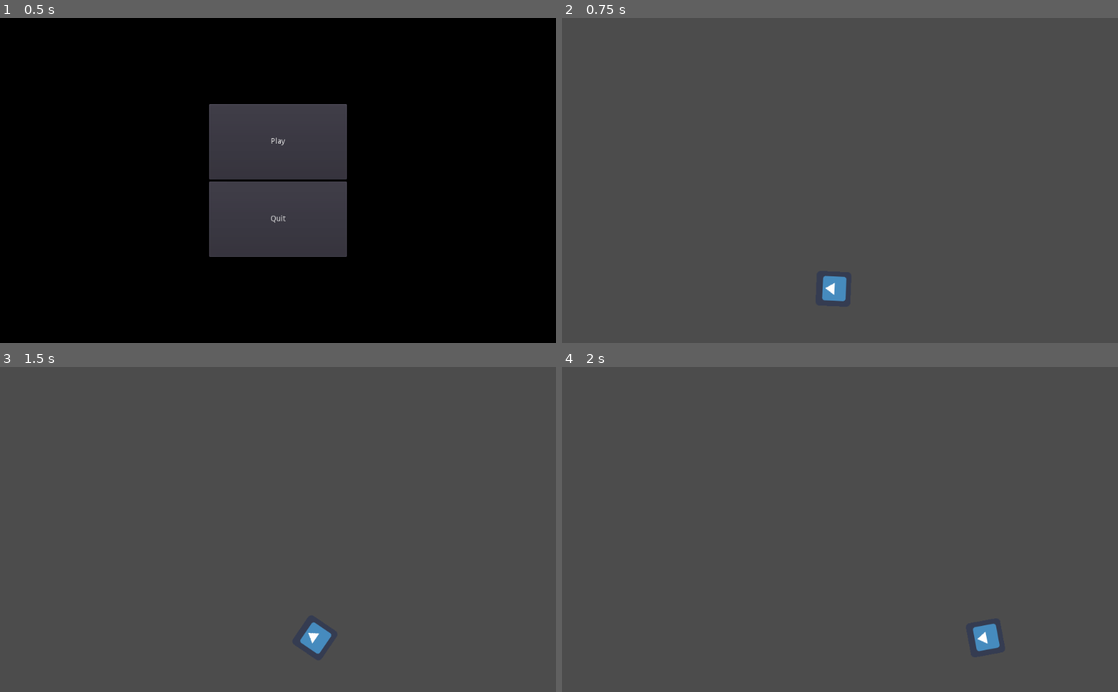
Above: before the commit, frames 1-4 (two rows, left to right).
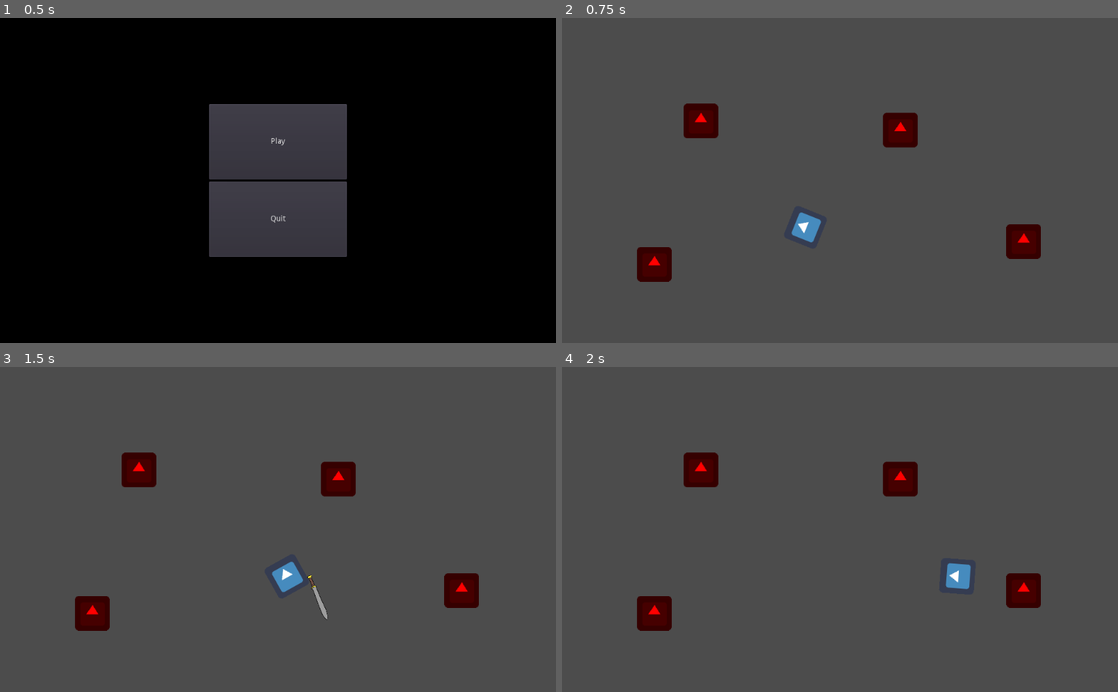
Above: after the commit, the same moments.

Repository: hamzasclone2/untitled-pokemon-game
Game: Godot game, scene res://Scenes/MainMenu.tscn
The game is run twice, just before and just after one commit, with the same random seed, the same clock (stepped at 60 frames per second) and the same inputs. The engine's default icon, where the game draws it, is replaced by a stand-in: a white triangle on a blue panel in a dark square.
Inputs (mouse positions are in pixels of both pictures, inside the frame that each line leads up to):
- Up to frame 1 (0.5 s): no input
- Up to frame 2 (0.75 s): click "Play" at 0.5 s
- Up to frame 3 (1.5 s): tap Enter at 1.25 s; move the mouse to (400, 513) at 1.27 s; press the mouse at (400, 513) at 1.28 s; hold D (right) from 1.28 s (still down)
- Up to frame 4 (2 s): keep holding D (right)

Frame 1 is identical in both runs. In frame 2, 3.3% of the frame differs, in the area x 13-87%, y 26-88%; in frame 3, 3.4%, in the area x 13-87%, y 26-89%; in frame 4, 3.3%.

Commit message:
added sword and enemies

Diff:
--- /dev/null
+++ b/Scenes/BasicEnemy.gd
@@ -0,0 +1,12 @@
+extends KinematicBody2D
+
+var health = 2
+onready var sprite = $Sprite
+
+func take_damage(damage):
+	health -= damage
+	sprite.modulate = Color(0,1,0)
+
+func _process(delta):
+	if health <= 0:
+		queue_free()
--- /dev/null
+++ b/Scenes/BasicEnemy.tscn
@@ -0,0 +1,19 @@
+[gd_scene load_steps=4 format=2]
+
+[ext_resource path="res://Images/icon.png" type="Texture" id=1]
+[ext_resource path="res://Scenes/BasicEnemy.gd" type="Script" id=2]
+
+[sub_resource type="RectangleShape2D" id=1]
+extents = Vector2( 31.95, 31.6179 )
+
+[node name="BasicEnemy" type="KinematicBody2D" groups=[
+"enemy",
+]]
+script = ExtResource( 2 )
+
+[node name="Sprite" type="Sprite" parent="."]
+modulate = Color( 1, 0, 0, 1 )
+texture = ExtResource( 1 )
+
+[node name="CollisionShape2D" type="CollisionShape2D" parent="."]
+shape = SubResource( 1 )
--- a/Scenes/Player.tscn
+++ b/Scenes/Player.tscn
@@ -1,10 +1,23 @@
-[gd_scene load_steps=3 format=2]
+[gd_scene load_steps=5 format=2]
 
 [ext_resource path="res://Images/icon.png" type="Texture" id=1]
 [ext_resource path="res://Scripts/Player.gd" type="Script" id=2]
+[ext_resource path="res://Scenes/Sword.tscn" type="PackedScene" id=3]
+
+[sub_resource type="RectangleShape2D" id=1]
+extents = Vector2( 33.1815, 31.6009 )
 
 [node name="Player" type="KinematicBody2D"]
 script = ExtResource( 2 )
 
 [node name="Sprite" type="Sprite" parent="."]
 texture = ExtResource( 1 )
+
+[node name="Sword" parent="." instance=ExtResource( 3 )]
+visible = false
+position = Vector2( 35.4921, 25.4271 )
+scale = Vector2( 0.1, 0.1 )
+
+[node name="CollisionShape2D" type="CollisionShape2D" parent="."]
+position = Vector2( 1.05949, -0.529732 )
+shape = SubResource( 1 )
--- /dev/null
+++ b/Scenes/Sword.tscn
@@ -0,0 +1,61 @@
+[gd_scene load_steps=4 format=2]
+
+[ext_resource path="res://Images/sword.png" type="Texture" id=1]
+[ext_resource path="res://Scripts/Sword.gd" type="Script" id=2]
+
+[sub_resource type="Animation" id=1]
+resource_name = "attack"
+tracks/0/type = "value"
+tracks/0/path = NodePath(".:rotation_degrees")
+tracks/0/interp = 1
+tracks/0/loop_wrap = true
+tracks/0/imported = false
+tracks/0/enabled = true
+tracks/0/keys = {
+"times": PoolRealArray( 0, 0.2, 0.284256, 0.397091 ),
+"transitions": PoolRealArray( 1, 1, 1, 1 ),
+"update": 0,
+"values": [ -49.103, 141.717, 134.292, 134.292 ]
+}
+tracks/1/type = "value"
+tracks/1/path = NodePath(".:visible")
+tracks/1/interp = 1
+tracks/1/loop_wrap = true
+tracks/1/imported = false
+tracks/1/enabled = true
+tracks/1/keys = {
+"times": PoolRealArray( 0, 0.398176 ),
+"transitions": PoolRealArray( 1, 1 ),
+"update": 1,
+"values": [ true, false ]
+}
+tracks/2/type = "value"
+tracks/2/path = NodePath(".:monitoring")
+tracks/2/interp = 1
+tracks/2/loop_wrap = true
+tracks/2/imported = false
+tracks/2/enabled = true
+tracks/2/keys = {
+"times": PoolRealArray( 0, 0.398176 ),
+"transitions": PoolRealArray( 1, 1 ),
+"update": 1,
+"values": [ true, true ]
+}
+
+[node name="Sword" type="Area2D"]
+rotation = -0.857009
+script = ExtResource( 2 )
+
+[node name="AnimationPlayer" type="AnimationPlayer" parent="."]
+anims/attack = SubResource( 1 )
+
+[node name="Sprite" type="Sprite" parent="."]
+texture = ExtResource( 1 )
+centered = false
+offset = Vector2( -100, -600 )
+
+[node name="CollisionPolygon2D" type="CollisionPolygon2D" parent="."]
+position = Vector2( 249.183, -249.897 )
+polygon = PoolVector2Array( 345.944, -342.52, 243.521, -301.327, 161.281, -241.975, -140.875, 78.1434, -169.523, 85.117, -174.405, 130.972, -286.608, 244.012, -324.54, 247.133, -303.079, 295.94, -252.779, 327.696, -241.895, 279.616, -126.41, 172.653, -84.0244, 166.665, -74.1257, 132.323, 242.519, -165.327, 305.425, -243.571 )
+
+[connection signal="animation_finished" from="AnimationPlayer" to="." method="_on_AnimationPlayer_animation_finished"]
--- a/Scenes/Test.gd
+++ /dev/null
@@ -1,9 +0,0 @@
-extends Node2D
-
-var player
-
-
-func _ready():
-	player = load("Scenes/Player.tscn").instance()
-	add_child(player)
-	player.position = Vector2(500, 500)
--- a/Scenes/Test.tscn
+++ b/Scenes/Test.tscn
@@ -1,6 +1,23 @@
-[gd_scene load_steps=2 format=2]
+[gd_scene load_steps=4 format=2]
 
-[ext_resource path="res://Scenes/Test.gd" type="Script" id=1]
+[ext_resource path="res://Scripts/Test.gd" type="Script" id=1]
+[ext_resource path="res://Scenes/BasicEnemy.tscn" type="PackedScene" id=2]
+[ext_resource path="res://Scenes/Player.tscn" type="PackedScene" id=3]
 
 [node name="Test" type="Node2D"]
 script = ExtResource( 1 )
+
+[node name="BasicEnemy" parent="." instance=ExtResource( 2 )]
+position = Vector2( 623.145, 206.922 )
+
+[node name="BasicEnemy2" parent="." instance=ExtResource( 2 )]
+position = Vector2( 255.68, 190.273 )
+
+[node name="BasicEnemy3" parent="." instance=ExtResource( 2 )]
+position = Vector2( 850.284, 412.655 )
+
+[node name="BasicEnemy4" parent="." instance=ExtResource( 2 )]
+position = Vector2( 170.052, 454.607 )
+
+[node name="Player" parent="." instance=ExtResource( 3 )]
+position = Vector2( 448.331, 386.492 )
--- a/Scripts/Player.gd
+++ b/Scripts/Player.gd
@@ -1,8 +1,11 @@
 extends KinematicBody2D
 
 var velocity = Vector2()
+onready var sword = $Sword
 
 func get_input():
+	if Input.is_action_pressed("click"):
+		sword.attack()
 	velocity = Vector2()
 	if Input.is_action_pressed('left'):
 		velocity.x -= 1
--- a/Scripts/PlayerAttributes.gd
+++ b/Scripts/PlayerAttributes.gd
@@ -1,6 +1,6 @@
 extends Node
 
 var health
-var attack
-var defense
+var armor = 10
+var swordDamage = 1
 var speed = 400
--- /dev/null
+++ b/Scripts/Sword.gd
@@ -0,0 +1,39 @@
+extends Area2D
+
+signal attack_finished
+
+onready var animation_player = $AnimationPlayer
+
+enum STATES {IDLE, ATTACK}
+var current_state = BUTTON_MASK_MIDDLE
+
+func _ready():
+	set_physics_process(false)
+
+func attack():
+	_change_state(STATES.ATTACK)
+
+
+func _change_state(new_state):
+	current_state = new_state
+	match current_state:
+		STATES.IDLE:
+			set_physics_process(false)
+		STATES.ATTACK:
+			set_physics_process(true)
+			animation_player.play("attack")
+
+func _physics_process(delta):
+	var overlapping_bodies = get_overlapping_bodies()
+	if not overlapping_bodies:
+		return
+	for body in overlapping_bodies:
+		if body.is_in_group("enemy"):
+			body.take_damage(PlayerAttributes.swordDamage)
+	set_physics_process(false)
+
+
+func _on_AnimationPlayer_animation_finished(anim_name):
+	if name == "attack":
+		_change_state(STATES.IDLE)
+		emit_signal("attack_finished")
--- /dev/null
+++ b/Scripts/Test.gd
@@ -0,0 +1,5 @@
+extends Node2D
+
+
+func _ready():
+	pass
Binary file added: Images/sword.png
Not shown, added: Images/sword.png.import
